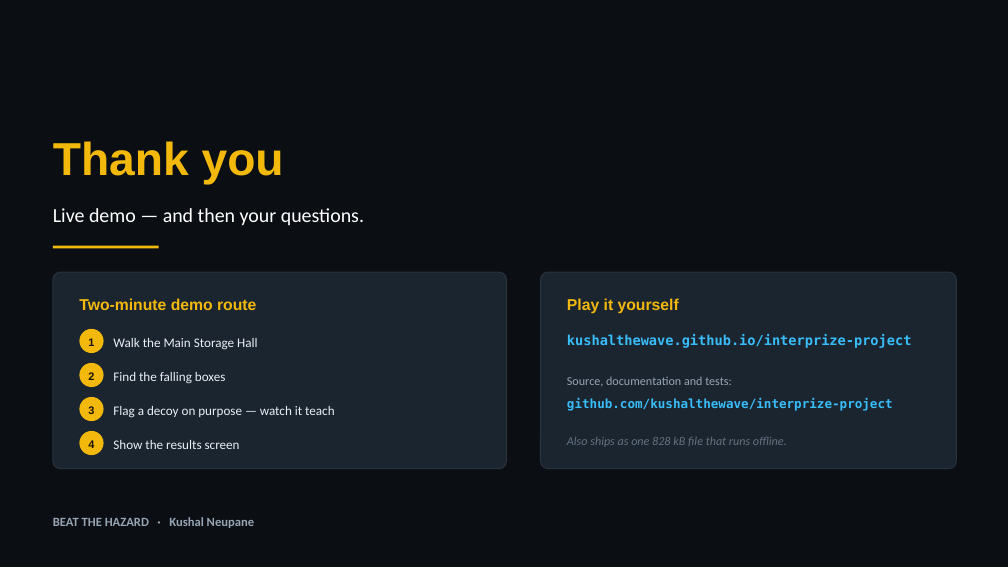
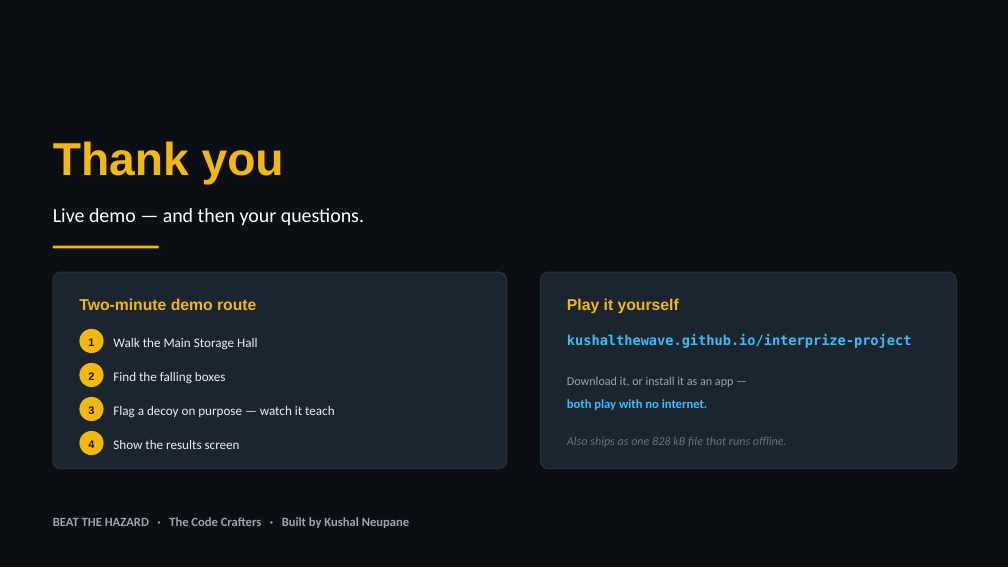
Before and after one commit to kushalthewave/interprize-project, a slide deck: slide 18 of Beat-The-Hazard-Presentation.pptx. Drawn at 1008x567 pixels with LibreOffice and Linux fonts; fonts in the diff are those of the drawing; background and template pictures are left out. Boxes give left, top, right and bottom in pixels: in the first picture for what was removed or moved away, otherwise in the second. Text is boxed around its words. In the diff, an @@ line names an element or a change of style, - is before the commit and + after.

```diff
--- a/Beat-The-Hazard-Presentation.pptx
+++ b/Beat-The-Hazard-Presentation.pptx
@@ text at [567, 376, 733, 387]: text changed @@
-Source, documentation and tests:
+Download it, or install it as an app —
@@ text at [567, 399, 707, 410]: text changed; font DejaVu Sans Mono to Calibri @@
-github.com/kushalthewave/interprize-project
+both play with no internet.
@@ text at [53, 517, 409, 528]: text changed @@
-BEAT THE HAZARD · Kushal Neupane
+BEAT THE HAZARD · The Code Crafters · Built by Kushal Neupane
```
Also in this commit, not shown: 1 other slide changed, 15 other files.
